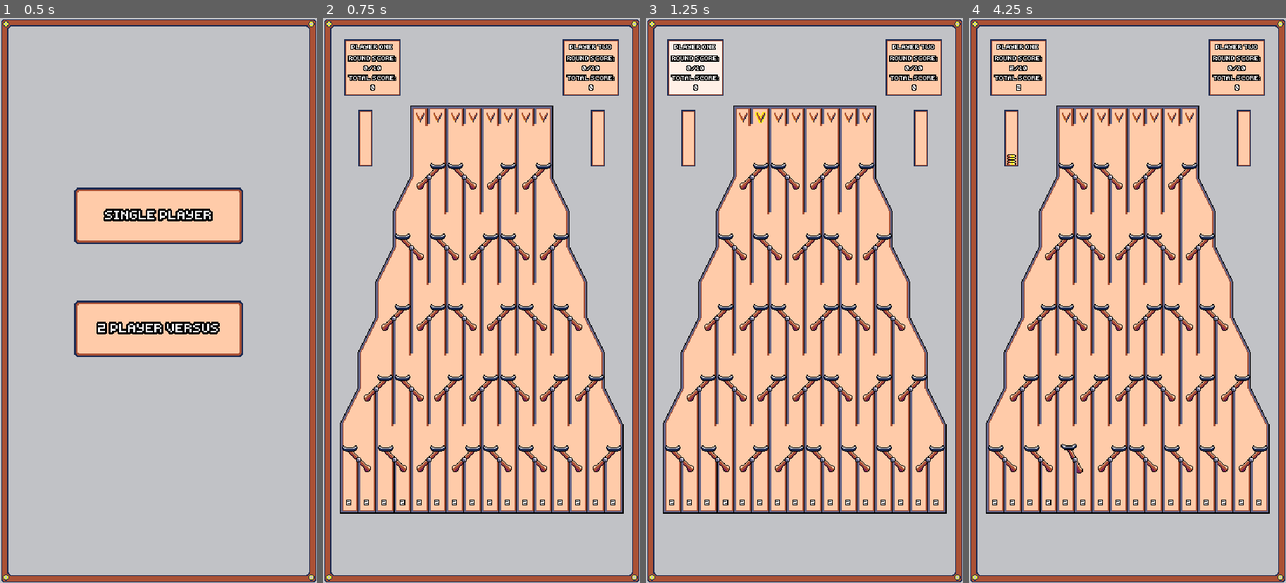
Above: before the commit, frames 1-4 (left to right).
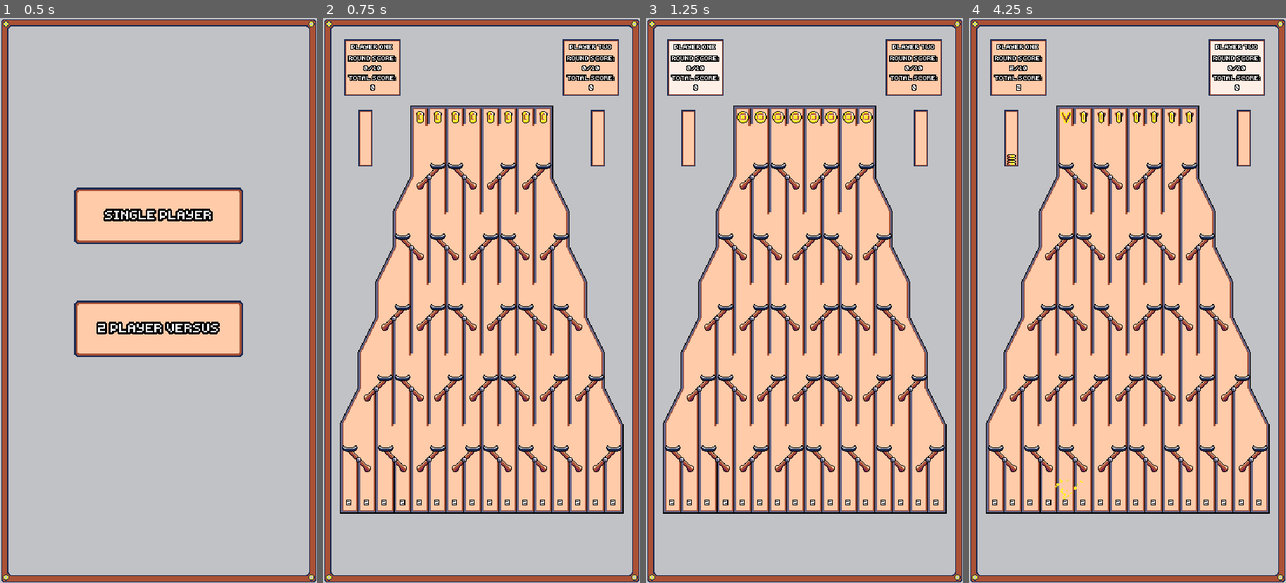
Above: after the commit, the same moments.

Repository: nico-bebop/Coin-Drop
Game: Godot game, scene res://menu/main_menu.tscn
The game is run twice, just before and just after one commit, with the same random seed, the same clock (stepped at 60 frames per second) and the same inputs.
Inputs (mouse positions are in pixels of both pictures, inside the frame that each line leads up to):
- Up to frame 1 (0.5 s): no input
- Up to frame 2 (0.75 s): click "2 PLAYER VERSUS" at 0.5 s
- Up to frame 3 (1.25 s): no input
- Up to frame 4 (4.25 s): move the mouse to (1067, 119) at 1.27 s; click (1067, 119) at 1.35 s; move the mouse to (1083, 119) at 2.02 s; click (1083, 119) at 2.1 s; move the mouse to (1102, 119) at 2.77 s; click (1102, 119) at 2.85 s; move the mouse to (1117, 119) at 3.52 s; click (1117, 119) at 3.6 s

Frame 1 is identical in both runs. In frame 2, 0.3% of the frame differs, in the area x 29-71%, y 16-19%; in frame 3, 0.5%; in frame 4, 1.5%, in the area x 27-93%, y 4-86%.

Commit message:
Minor speed changes

Diff:
--- a/board/board.gd
+++ b/board/board.gd
@@ -9,7 +9,7 @@
 func check_active_coins():
 	if is_inside_tree():
 		for coin in get_tree().get_nodes_in_group("Coins"):
-			if coin.moving:
+			if coin.is_moving:
 				return
 		turn_system.next_turn()
 
--- a/board/board.tscn
+++ b/board/board.tscn
@@ -1,6 +1,5 @@
-[gd_scene load_steps=14 format=2]
-
-[ext_resource path="res://board/fixed_parts/inner_borders.tscn" type="PackedScene" id=1]
+[gd_scene load_steps=13 format=2]
+
 [ext_resource path="res://board/interactive_parts/slots.gd" type="Script" id=2]
 [ext_resource path="res://board/interactive_parts/slot.tscn" type="PackedScene" id=3]
 [ext_resource path="res://board/ui/player.tscn" type="PackedScene" id=4]
@@ -63,8 +62,6 @@
 build_mode = 1
 polygon = PoolVector2Array( 240, -68, 400, -68, 400, 14, 419, 50, 419, 92, 439, 130, 439, 172, 459, 210, 459, 252, 480, 292, 480, 392, 160, 392, 160, 290, 180, 252, 180, 210, 200, 172, 200, 130, 220, 92, 220, 50, 240, 12 )
 
-[node name="InnerBorders" parent="." instance=ExtResource( 1 )]
-
 [node name="Slots" type="Node2D" parent="."]
 position = Vector2( 180, 112 )
 script = ExtResource( 2 )
--- a/board/interactive_parts/slot.tscn
+++ b/board/interactive_parts/slot.tscn
@@ -24,7 +24,7 @@
 "frames": [ SubResource( 9 ), SubResource( 10 ), SubResource( 11 ), SubResource( 12 ), SubResource( 11 ), SubResource( 10 ) ],
 "loop": true,
 "name": "HorizontalFlip",
-"speed": 10.0
+"speed": 15.0
 } ]
 
 [sub_resource type="RectangleShape2D" id=1]
@@ -35,9 +35,9 @@
 script = ExtResource( 1 )
 
 [node name="CoinSprite" type="AnimatedSprite" parent="."]
-visible = false
 frames = SubResource( 8 )
 animation = "HorizontalFlip"
+frame = 2
 playing = true
 
 [node name="CollisionShape2D" type="CollisionShape2D" parent="."]
--- a/board/moving_parts/coin.gd
+++ b/board/moving_parts/coin.gd
@@ -1,15 +1,15 @@
 extends KinematicBody2D
 
 const MAX_MULTIPLIER = 5
-const MAX_SPEED = 300
-const ACCELERATION = 150
+const MAX_SPEED = 500
+const ACCELERATION = 200
 const LEFT_TARGET = Vector2(20, 2)
 const RIGHT_TARGET = Vector2(-20, 2)
 
 var can_shine = true
 var direction = Globals.DOWN
 var multiplier = 1 setget set_multiplier
-var moving = true
+var is_moving = true
 var orientation = null
 var target_position
 var velocity = Vector2.ZERO
@@ -29,22 +29,9 @@
 
 
 func _physics_process(delta):
+	play_idle_animation()
 	process_movement(delta)
-	play_idle_animation()
 	velocity = move_and_slide(velocity)
-
-
-func combine_coin():
-	animation_player.stop()
-	animation_player.play("HorizontalFlip")
-	coin_combine_audio.play()
-	yield(animation_player, "animation_finished")
-	sparkle_effect.emitting = true
-
-
-func change_multiplier(value):
-	multiplier = clamp(value, multiplier, MAX_MULTIPLIER)
-	label.text = str(multiplier)
 
 
 func process_movement(delta):
@@ -52,21 +39,34 @@
 		Globals.DOWN:
 			velocity = velocity.move_toward(Vector2.DOWN * MAX_SPEED, ACCELERATION * delta)
 		Globals.LEFT, Globals.RIGHT:
-			global_position = global_position.move_toward(target_position, ACCELERATION * delta)
+			global_position = global_position.move_toward(target_position, ACCELERATION / 2.0 * delta)
 
 	if global_position == target_position:
 		direction = Globals.DOWN
 
 
 func play_idle_animation():
-	if !moving && can_shine:
+	if !is_moving && can_shine:
 		shine_timer.start()
 		animation_player.play("IdleShine")
 		can_shine = false
 
 
+func combine_coin():
+	animation_player.stop()
+	animation_player.play("HorizontalFlip")
+	coin_combine_audio.play()
+	sparkle_effect.emitting = true
+
+
+func change_multiplier(value):
+	yield(animation_player, "animation_finished")
+	multiplier = clamp(value, multiplier, MAX_MULTIPLIER)
+	label.text = str(multiplier)
+
+
 func _on_SwitchCollision_body_entered(body):
-	moving = false
+	is_moving = false
 	orientation = body.get("orientation")
 	coin_land_audio.play()
 	emit_signal("check_moving_coins")
@@ -79,7 +79,7 @@
 
 
 func _on_SwitchCollision_body_exited(_body):
-	moving = true
+	is_moving = true
 
 
 func _on_Coin_tree_exited():
--- a/board/moving_parts/coin.tscn
+++ b/board/moving_parts/coin.tscn
@@ -17,7 +17,7 @@
 height = 6.0
 
 [sub_resource type="RectangleShape2D" id=10]
-extents = Vector2( 6, 3 )
+extents = Vector2( 2, 1 )
 
 [sub_resource type="Animation" id=6]
 resource_name = "HorizontalFlip"
@@ -78,10 +78,12 @@
 hframes = 9
 
 [node name="CollisionShape2D" type="CollisionShape2D" parent="."]
+visible = false
 rotation = 1.5708
 shape = SubResource( 11 )
 
 [node name="CoinCollision" type="Area2D" parent="."]
+visible = false
 collision_layer = 8
 collision_mask = 8
 script = ExtResource( 4 )
@@ -90,15 +92,16 @@
 shape = SubResource( 9 )
 
 [node name="SwitchCollision" type="Area2D" parent="."]
+visible = false
 collision_layer = 8
 collision_mask = 2
 
 [node name="CollisionShape2D" type="CollisionShape2D" parent="SwitchCollision"]
-position = Vector2( 0, 5 )
+position = Vector2( 0, 6 )
 shape = SubResource( 10 )
 
 [node name="AnimationPlayer" type="AnimationPlayer" parent="."]
-playback_speed = 2.0
+playback_speed = 2.5
 anims/HorizontalFlip = SubResource( 6 )
 anims/IdleShine = SubResource( 8 )
 anims/RESET = SubResource( 7 )
--- a/board/moving_parts/coin_collision.gd
+++ b/board/moving_parts/coin_collision.gd
@@ -5,7 +5,7 @@
 
 func _on_CoinCollision_body_entered(_body):
 	var coin = get_parent()
-	if !coin.moving:
+	if !coin.is_moving:
 		coin.direction = coin.orientation
 
 	var bodies = get_overlapping_bodies()
@@ -14,6 +14,6 @@
 
 
 func combine(coins):
-	if coins[0].moving && coins[1].moving:
+	if coins[0].is_moving && coins[1].is_moving:
 		emit_signal("combine", coins[0].multiplier + coins[1].multiplier)
 		coins[0].queue_free()
